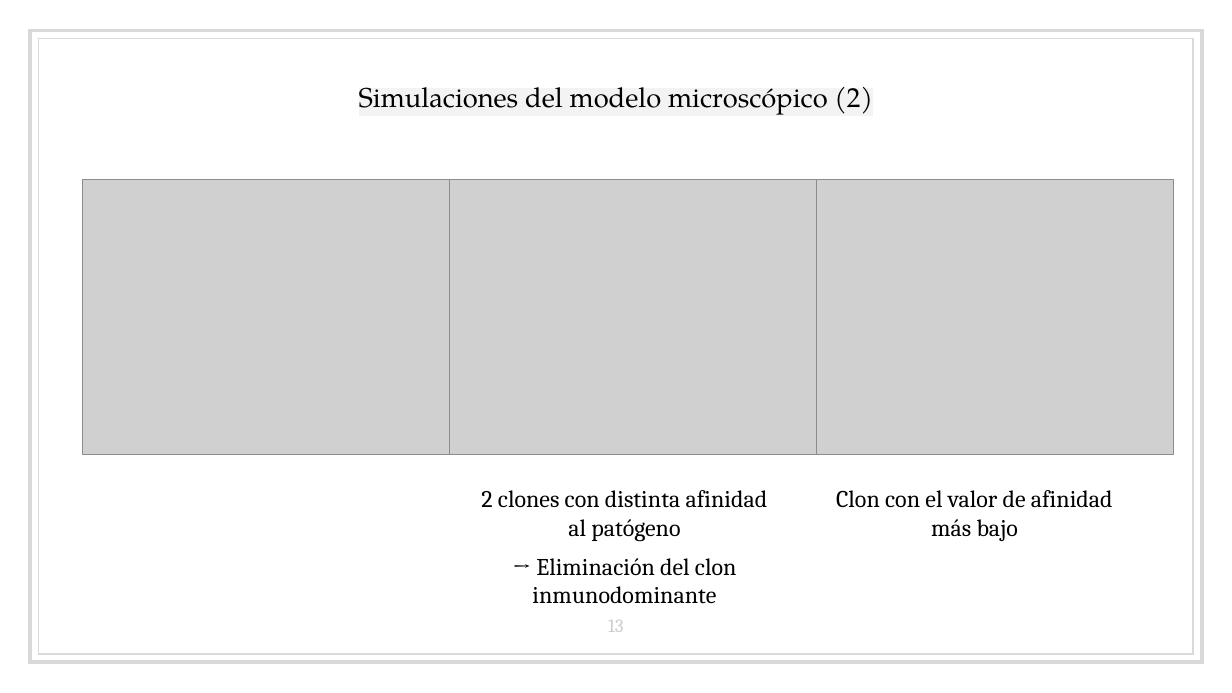
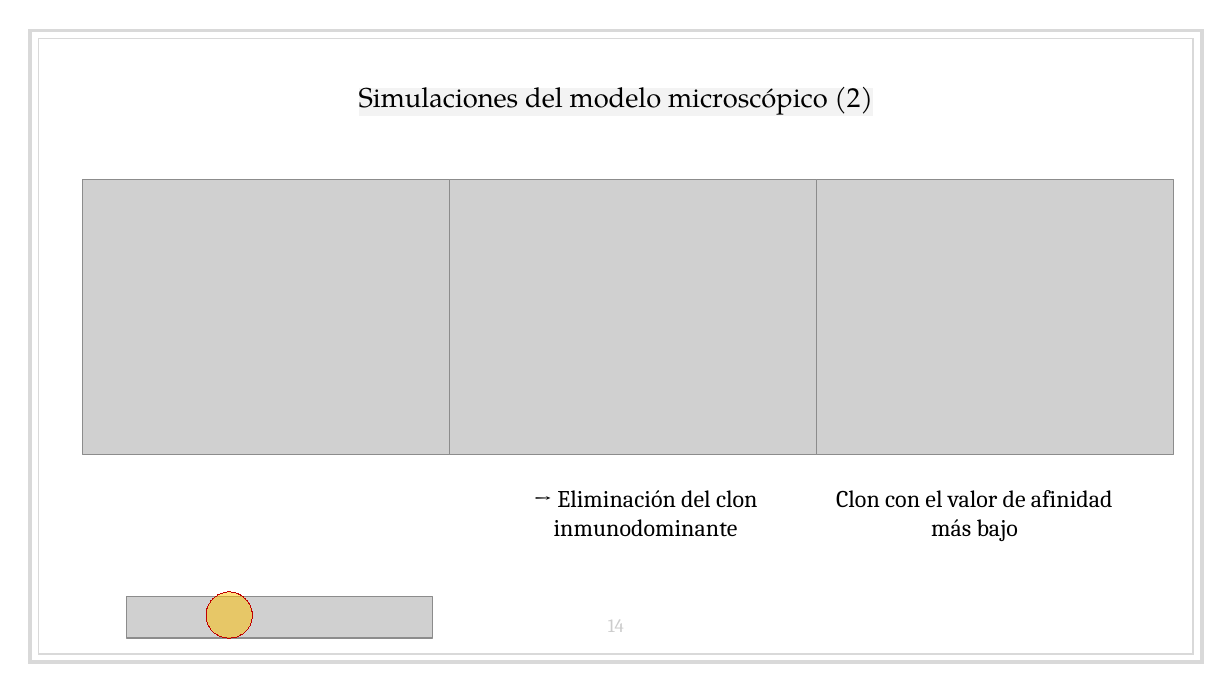
Before and after one commit to bserranoanton/TFG-mates, a slide deck: slide 14 of Defensa/transparenciasDefensa.pptx (slide 13 before the commit). Drawn at 1232x693 pixels with LibreOffice and Linux fonts; fonts in the diff are those of the drawing; grey boxes stand for pictures. Boxes give left, top, right and bottom in pixels: in the first picture for what was removed or moved away, otherwise in the second. Text is boxed around its words. In the diff, an @@ line names an element or a change of style, - is before the commit and + after.

```diff
--- a/Defensa/transparenciasDefensa.pptx
+++ b/Defensa/transparenciasDefensa.pptx
@@ text "→ Eliminación del clon inmunodominante": place and size @@
-text "→ Eliminación del clon inmunodominante" at [481,490,768,604]
+text "→ Eliminación del clon inmunodominante" at [554,490,757,537]
@@ text at [481,490,768,541]: paragraph removed @@
-2 clones con distinta afinidad al patógeno
@@ picture added at [126,596,432,638] @@
@@ ellipse added at [206,591,253,638], fill #FFC000 at 50% opacity, outline #C00000 0.75 pt @@
@@ page number at [608,620,624,632]: text changed @@
-13
+14
```
Also in this commit, not shown: 9 other slides changed, 1 slide added, 1 slide removed, 8 other files.
